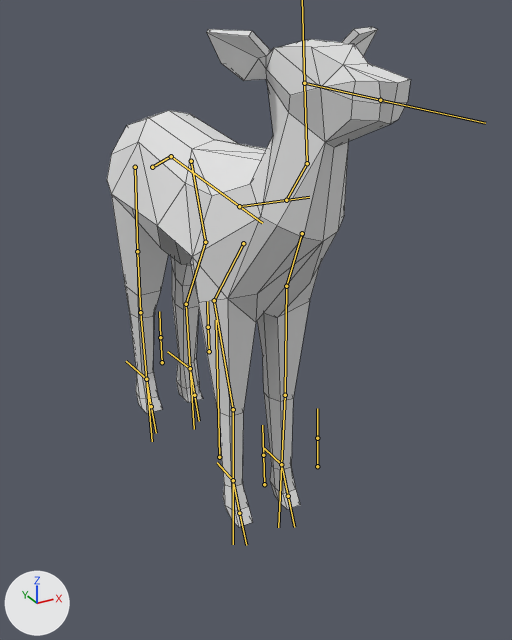
The FBX model Assets/Art/Meshes/deerF.fbx: old version first, new version second.
Rendered twice from a 50 mm camera at (-1.04, -2.2, 1.68) aimed at (0.05, -0.21, 0.68). Every picture has the same lights, and +X, +Y and +Z are marked at lower left. The bones that bend it are drawn over the model as lines. Mesh edges are drawn as thin lines.

Objects in the first picture: 'deerF'.
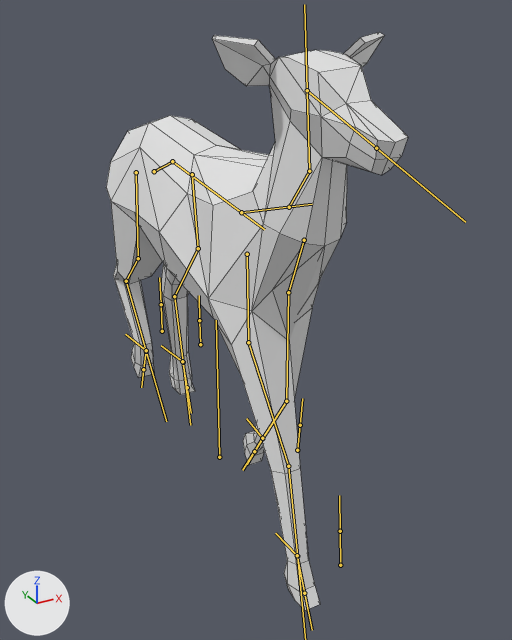
The newer file adds an action. The first version stands in its rest pose; the second is drawn at frame 24 of the action 'Armature.001|walk2'.

Location of each change, (x1, y1, x2, y2) in pixels of the pictures (512 x 640 px):
'deerF', posed (16% taller): before (107, 27, 411, 527); after (106, 32, 408, 611)
bone 'BackLeg.004.L', root to tip: before (190, 368) to (194, 395); after (182, 361) to (187, 387)
bone 'BackLeg.004.R', root to tip: before (146, 379) to (151, 406); after (146, 350) to (143, 369)
bone 'Body.001', root to tip: before (152, 167) to (170, 156); after (154, 171) to (172, 162)
bone 'Head.IK', root to tip: before (304, 83) to (306, 83); after (307, 90) to (309, 92)
bone 'FrontLeg.003.L', root to tip: before (285, 395) to (281, 464); after (286, 401) to (262, 438)
bone 'FrontLeg.001.R', root to tip: before (243, 243) to (214, 300); after (247, 254) to (248, 342)
bone 'FrontLeg.002.R', root to tip: before (214, 300) to (233, 409); after (248, 342) to (288, 466)
bone 'FrontLeg.003.R', root to tip: before (233, 409) to (233, 480); after (288, 466) to (297, 556)
bone 'BackLeg.001.L', root to tip: before (191, 161) to (205, 242); after (192, 174) to (198, 248)
bone 'BackLeg.002.L', root to tip: before (205, 242) to (186, 304); after (198, 248) to (174, 296)
bone 'BackLeg.003.L', root to tip: before (186, 304) to (190, 368); after (174, 296) to (183, 362)
bone 'BackLeg.001.R', root to tip: before (135, 167) to (137, 251); after (136, 172) to (138, 258)
bone 'BackLeg.002.R', root to tip: before (137, 251) to (140, 312); after (138, 258) to (126, 281)
bone 'BackLeg.003.R', root to tip: before (140, 312) to (146, 379); after (126, 281) to (146, 351)
bone 'FrontLeg.IK.L', root to tip: before (281, 464) to (264, 448); after (262, 438) to (246, 418)
bone 'FrontLeg.004.L', root to tip: before (281, 464) to (288, 496); after (262, 438) to (254, 451)
bone 'FrontLeg.IK.R', root to tip: before (233, 480) to (217, 462); after (297, 555) to (275, 533)

Patch to the scene script:
```diff
--- a/Assets/Art/Meshes/deerF.fbx.py
+++ b/Assets/Art/Meshes/deerF.fbx.py
@@ bone_backleg_004_l @@
 bone_backleg_004_l = bpy.data.objects['Armature.001'].pose.bones['BackLeg.004.L']
-bone_backleg_004_l.location = (0.0, 0.0, 0.0)
-bone_backleg_004_l.rotation_quaternion = (1.0, 0.0, 0.0, 0.0)  # degrees (0, 0, 0)
+bone_backleg_004_l.location = (0.0, -0.026, 0.083)
+bone_backleg_004_l.rotation_quaternion = (1.0, 0.01, 0.0, 0.0)  # degrees (1, 0, 0)
@@ bone_backleg_004_r @@
 bone_backleg_004_r = bpy.data.objects['Armature.001'].pose.bones['BackLeg.004.R']
-bone_backleg_004_r.location = (0.0, 0.0, 0.0)
-bone_backleg_004_r.rotation_quaternion = (1.0, 0.0, 0.0, 0.0)  # degrees (0, 0, 0)
+bone_backleg_004_r.location = (0.0, -0.138, -0.073)
+bone_backleg_004_r.rotation_quaternion = (0.933, 0.361, 0.0, 0.0)  # degrees (42, 0, 0)
@@ bone_body_001 @@
 bone_body_001 = bpy.data.objects['Armature.001'].pose.bones['Body.001']  # child of 'RootBone'
-bone_body_001.location = (0.0, 0.0, 0.0)
+bone_body_001.location = (0.0, 0.006, 0.021)
@@ bone_head_ik @@
 bone_head_ik = bpy.data.objects['Armature.001'].pose.bones['Head.IK']  # child of 'Body.003'
-bone_head_ik.rotation_quaternion = (1.0, 0.0, 0.0, 0.0)  # degrees (0, 0, 0)
+bone_head_ik.rotation_quaternion = (0.99, 0.143, 0.0, 0.0)  # degrees (16, 0, 0)
@@ bone_frontleg_003_l @@
 bone_frontleg_003_l = bpy.data.objects['Armature.001'].pose.bones['FrontLeg.003.L']  # child of 'FrontLeg.002.L'
-bone_frontleg_003_l.rotation_quaternion = (1.0, 0.0, 0.0, 0.0)  # degrees (0, 0, 0)
+bone_frontleg_003_l.rotation_quaternion = (0.965, 0.263, -0.006, 0.002)  # degrees (31, -1, 0)
@@ bone_frontleg_001_r @@
 bone_frontleg_001_r = bpy.data.objects['Armature.001'].pose.bones['FrontLeg.001.R']  # child of 'Body.002'
-bone_frontleg_001_r.location = (0.0, 0.0, 0.0)
-bone_frontleg_001_r.rotation_quaternion = (1.0, 0.0, 0.0, 0.0)  # degrees (0, 0, 0)
+bone_frontleg_001_r.location = (0.001, 0.006, -0.011)
+bone_frontleg_001_r.rotation_quaternion = (0.936, -0.349, 0.024, -0.029)  # degrees (-41, 1, -4)
@@ bone_frontleg_002_r @@
 bone_frontleg_002_r = bpy.data.objects['Armature.001'].pose.bones['FrontLeg.002.R']  # child of 'FrontLeg.001.R'
-bone_frontleg_002_r.rotation_quaternion = (1.0, 0.0, 0.0, 0.0)  # degrees (0, 0, 0)
+bone_frontleg_002_r.rotation_quaternion = (0.988, 0.145, -0.007, 0.045)  # degrees (17, -2, 5)
@@ bone_frontleg_003_r @@
 bone_frontleg_003_r = bpy.data.objects['Armature.001'].pose.bones['FrontLeg.003.R']  # child of 'FrontLeg.002.R'
-bone_frontleg_003_r.rotation_quaternion = (1.0, 0.0, 0.0, 0.0)  # degrees (0, 0, 0)
+bone_frontleg_003_r.rotation_quaternion = (0.997, 0.082, 0.002, -0.012)  # degrees (9, 0, -1)
@@ bone_backleg_001_l @@
 bone_backleg_001_l = bpy.data.objects['Armature.001'].pose.bones['BackLeg.001.L']  # child of 'Body.001'
-bone_backleg_001_l.location = (0.0, 0.0, 0.0)
-bone_backleg_001_l.rotation_quaternion = (1.0, 0.0, 0.0, 0.0)  # degrees (0, 0, 0)
+bone_backleg_001_l.location = (-0.004, 0.034, 0.007)
+bone_backleg_001_l.rotation_quaternion = (0.994, 0.107, 0.03, 0.006)  # degrees (12, 3, 1)
@@ bone_backleg_002_l @@
 bone_backleg_002_l = bpy.data.objects['Armature.001'].pose.bones['BackLeg.002.L']  # child of 'BackLeg.001.L'
-bone_backleg_002_l.rotation_quaternion = (1.0, 0.0, 0.0, 0.0)  # degrees (0, 0, 0)
+bone_backleg_002_l.rotation_quaternion = (1.0, -0.008, -0.005, -0.011)  # degrees (-1, -1, -1)
@@ bone_backleg_003_l @@
 bone_backleg_003_l = bpy.data.objects['Armature.001'].pose.bones['BackLeg.003.L']  # child of 'BackLeg.002.L'
-bone_backleg_003_l.rotation_quaternion = (1.0, 0.0, 0.0, 0.0)  # degrees (0, 0, 0)
+bone_backleg_003_l.rotation_quaternion = (0.985, -0.172, -0.01, -0.002)  # degrees (-20, -1, 0)
@@ bone_backleg_001_r @@
 bone_backleg_001_r = bpy.data.objects['Armature.001'].pose.bones['BackLeg.001.R']  # child of 'Body.001'
-bone_backleg_001_r.location = (0.0, 0.0, 0.0)
-bone_backleg_001_r.rotation_quaternion = (1.0, 0.0, 0.0, 0.0)  # degrees (0, 0, 0)
+bone_backleg_001_r.location = (0.0, 0.002, 0.006)
+bone_backleg_001_r.rotation_quaternion = (0.999, -0.037, -0.027, 0.018)  # degrees (-4, -3, 2)
@@ bone_backleg_002_r @@
 bone_backleg_002_r = bpy.data.objects['Armature.001'].pose.bones['BackLeg.002.R']  # child of 'BackLeg.001.R'
-bone_backleg_002_r.rotation_quaternion = (1.0, 0.0, 0.0, 0.0)  # degrees (0, 0, 0)
+bone_backleg_002_r.rotation_quaternion = (0.949, 0.311, 0.012, -0.045)  # degrees (36, 3, -4)
@@ bone_backleg_003_r @@
 bone_backleg_003_r = bpy.data.objects['Armature.001'].pose.bones['BackLeg.003.R']  # child of 'BackLeg.002.R'
-bone_backleg_003_r.rotation_quaternion = (1.0, 0.0, 0.0, 0.0)  # degrees (0, 0, 0)
+bone_backleg_003_r.rotation_quaternion = (0.867, -0.498, 0.004, 0.014)  # degrees (-60, 1, 1)
@@ bone_frontleg_ik_l @@
 bone_frontleg_ik_l = bpy.data.objects['Armature.001'].pose.bones['FrontLeg.IK.L']  # child of 'RootBone'
-bone_frontleg_ik_l.location = (0.0, 0.0, 0.0)
-bone_frontleg_ik_l.rotation_quaternion = (1.0, 0.0, 0.0, 0.0)  # degrees (0, 0, 0)
+bone_frontleg_ik_l.location = (0.0, 0.144, 0.038)
+bone_frontleg_ik_l.rotation_quaternion = (0.997, 0.083, 0.0, 0.0)  # degrees (10, 0, 0)
@@ bone_frontleg_004_l @@
 bone_frontleg_004_l = bpy.data.objects['Armature.001'].pose.bones['FrontLeg.004.L']  # child of 'FrontLeg.IK.L'
-bone_frontleg_004_l.rotation_quaternion = (1.0, 0.0, 0.0, 0.0)  # degrees (0, 0, 0)
+bone_frontleg_004_l.rotation_quaternion = (0.915, 0.403, 0.0, 0.0)  # degrees (48, 0, 0)
@@ bone_frontleg_ik_r @@
 bone_frontleg_ik_r = bpy.data.objects['Armature.001'].pose.bones['FrontLeg.IK.R']  # child of 'RootBone'
-bone_frontleg_ik_r.location = (0.0, 0.0, 0.0)
-bone_frontleg_ik_r.rotation_quaternion = (1.0, 0.0, 0.0, 0.0)  # degrees (0, 0, 0)
+bone_frontleg_ik_r.location = (0.0, -0.434, -0.018)
+bone_frontleg_ik_r.rotation_quaternion = (1.0, -0.024, 0.0, 0.0)  # degrees (-3, 0, 0)
```
